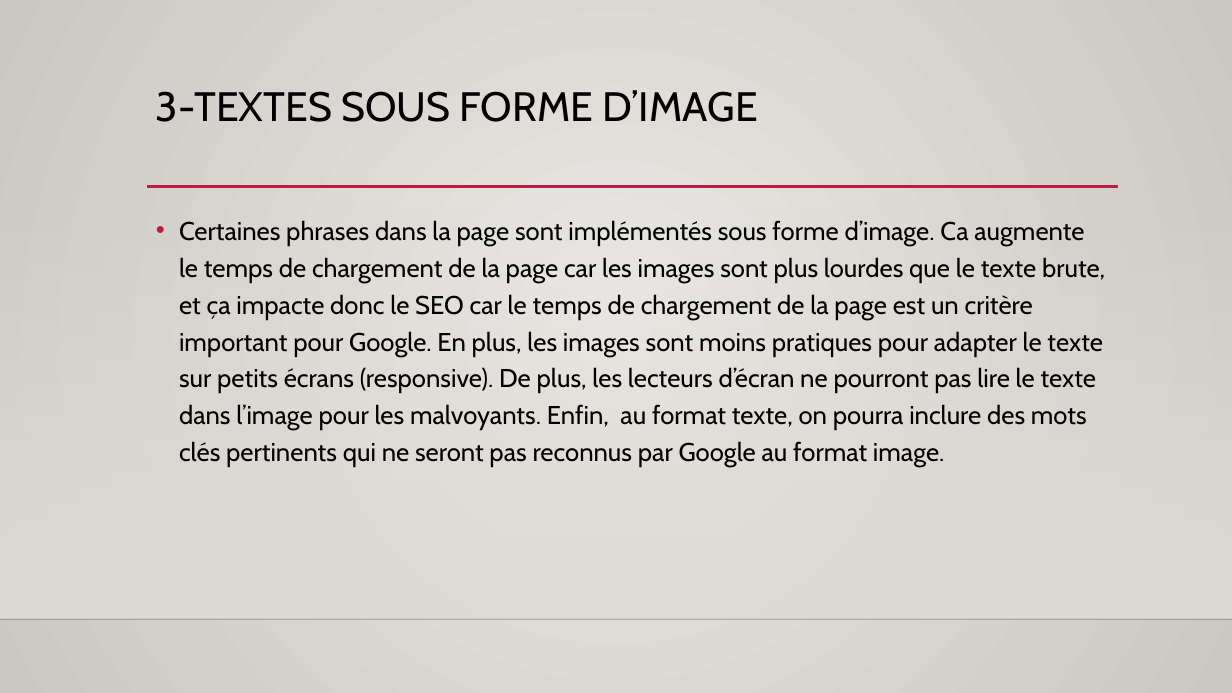
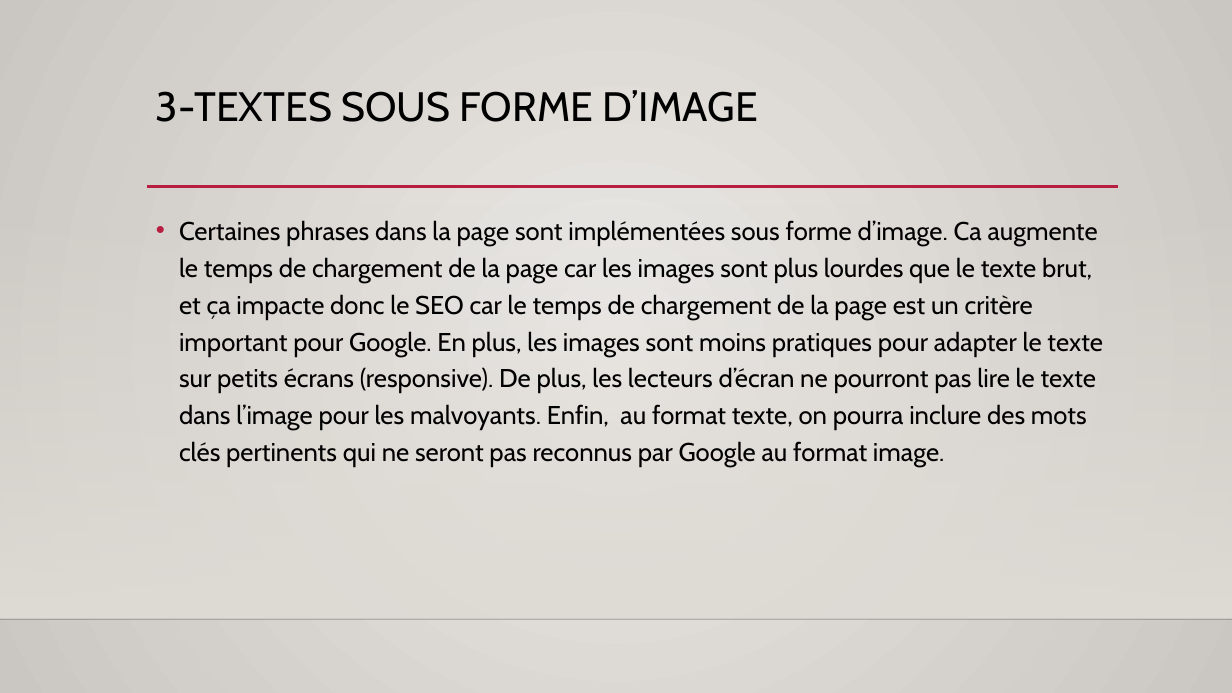
Before and after one commit to o-said/projet-4-la_chouette_agence, a slide deck: slide 9 of audit/Présentation du projet 4.pptx. Drawn at 1232x693 pixels with LibreOffice and Linux fonts; fonts in the diff are those of the drawing; background and template pictures are left out. Boxes give left, top, right and bottom in pixels: in the first picture for what was removed or moved away, otherwise in the second. Text is boxed around its words. In the diff, an @@ line names an element or a change of style, - is before the commit and + after.

```diff
--- a/audit/Présentation du projet 4.pptx
+++ b/audit/Présentation du projet 4.pptx
@@ text at (x1=179, y1=220, x2=1103, y2=467): text changed @@
-• Certaines phrases dans la page sont implémentés sous forme d’image. Ca augmente le temps de chargement de la page car les images sont plus lourdes que le texte brute, et ça impacte donc le SEO car le temps de chargement de la page est un critère important pour Google. En plus, les images sont moins pratiques pour adapter le texte sur petits écrans (responsive). De plus, les lecteurs d’écran ne pourront pas lire le texte dans l’image pour les malvoyants. Enfin, au format texte, on pourra inclure des mots clés pertinents qui ne seront pas reconnus par Google au format image.
+• Certaines phrases dans la page sont implémentées sous forme d’image. Ca augmente le temps de chargement de la page car les images sont plus lourdes que le texte brut, et ça impacte donc le SEO car le temps de chargement de la page est un critère important pour Google. En plus, les images sont moins pratiques pour adapter le texte sur petits écrans (responsive). De plus, les lecteurs d’écran ne pourront pas lire le texte dans l’image pour les malvoyants. Enfin, au format texte, on pourra inclure des mots clés pertinents qui ne seront pas reconnus par Google au format image.
```
Also in this commit, not shown: 5 other slides changed.
